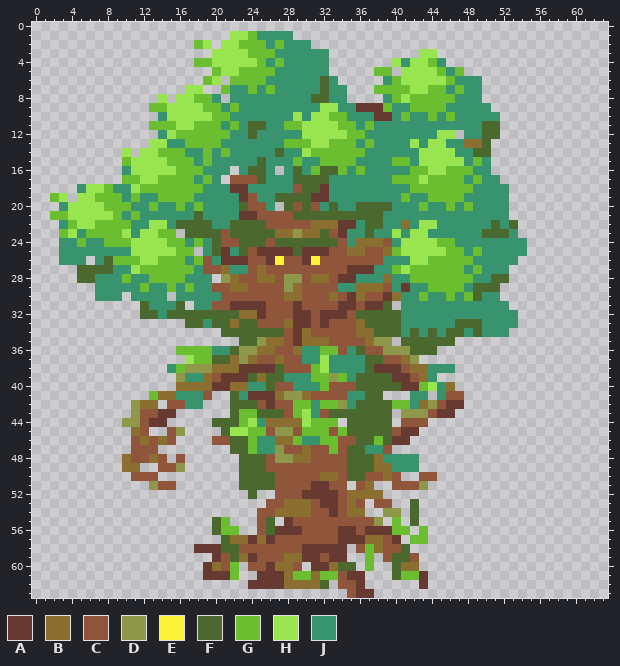
Edited in one commit: pixel-art sprite (assets/entities/creatures/borowy.png). Above, as it was before the edit.
The file is 64x64 pixels.
Palette (. is transparent): A #663931  B #8a6f30  C #8f563b  D #8f974a  E #fbf236  F #4b692f  G #6abe30  H #99e550  J #37946e
Pixels before (only the part around the change), first column x 0:
15 ..........GHHHHGGGJGJJJJJFJJJGJJGGGGJJJJGGJHHHHH
16 ..........JHHHHHGGGJJJ.JFFJ.JFJGFFGJGJJJJJGGHHGG
17 ..........GGHHGGGGJGJ.CCCFJJJFFFFJJJJJJJGGGHGGGG
18 .....JHHGJJHGGGGGGGJJJAAJJJJJCFFAJJJJJJJJJGGGGGG
19 ..GH.HHGGGJGJJGGGGJJJJJACJJFFFFAAJJJJJJJJGJJGGGG
20 ...JHHHHGGGJJGJJGJGJJJJFCCJ.FCFCJFJJFFFFJJJGJJGJ
21 ..GGHHHHHGJGJJJJJJFJJJJAACCCCFFFFFFFFFFJJJJJJJJJ
22 ...JGHHGGGGJJHHJFFFFJJFFFFCCCCCBBBAAJFFJJBJHHJJJ
23 ...GHJGGGGHJHHGG.FFFFCFFFFFBBDBBFCAJJFJJHJHHJJJJ
24 ...JJGJJGGGHHHHGGJGJFCCFFFCFFFFFFFCJBBBCJHHHHGGJ
25 ...JJJJJJJJHHHHHGG.JFAJFCAAAAFAAACCBBCCBGHHHHHGG
26 ...JJJ.JFGGGHHGGGJGCJAAACCAECCAECCCCCCCJJJHHGGGG
27 .....FFFFJJHGGGGGGJCCBJJCBCCCCCCCCCAAAJJGHGGGGGG
28 .....FFJJJGJJGGGGJJJ.DBCCBBCDDCBBCAAJJJBJJGGGGGG
29 .......JJJJJGJJGJGJJCCBBCCCCDBCCCCJJBBBCJAJJGGGG
30 .......JJJ.JJJJ.JJJJJCCCCCCCBBCCCBCABCCABJJGJJGJ
31 ............FJJJF.JJCCAAAACCCACCCCAACAAF.JJJJJJJ
32 ............FFJFFFFFFFFBBACCCAACAAACFFFFFJJJJJJJ
33 .................FFJFFBFFCCCBAACACCCBFFFFJJJJJJF
34 .....................FFFFFFFCABCCCCCBBFFFJFJFJFF
35 .......................FFDBBCABBBCCCCBDD.FFFFFF.
36 ................GGGGJJFDDBBCCBJJGGCJFCCDDDFFF...
37 .................HGGFFBDBCCBCCJJHJJJJFFCCBD.....
38 ...............JGDDDBBBAAAAFCCCGHJJJJFAAACBBJJJ.
39 ................DJJBCAAAFBFFJJJGGDGJFFFFAACBJ...
40 ................BBBBAABBJJFCCJJJGCCCFFFFFAAGHJB.
41 .............GBBJJJC..FJAAABDDBCCCCJJFF...JJ.JCC
42 ...........DBB.CCJJ...FFFCACCGGJGGDJFFFFGGJBDCAA
43 ...........DCCAA......FGGFFFCGHJCFFFFFFF.DDDCAA.
44 ..........DDCAA.....FFFGHJBBBBHGGG.FFFFF.CCC....
45 ...........BC..CD....FHHGGCDDCGGGCGFFFFFCAA.....
46 ...........CBCBC....CCFFGJJBBGJJGGCCFFGFAA......
47 ...........CCC........FFGJJDCCBCCGCFFJJC........
48 ..........BCCBC.C......FFFCDDBBCCCCFFFBJJJJ.....
49 ..........BB..CCD......FFFCCCCCCCCCFFFBBJJJ.....
50 ...........CCC.........FFFFCCCCCBBCFFCCBC..CC...
51 .............DCC.......FFFFCCCCAACC.CB..CCCD....
52 ........................F..CCCAAAACBBBB.........
53 ..........................CCBBBCAACBC.CC..F.....
54 .........................CCBBBBCCACBB..DD.F.....
55 ....................FG...CF.ACCCCCCCCCD.G.F.....
56 ....................FGG..CFAAACCCCAACAAAGG.G....
57 .....................FBBABACCCCCCCAAABBCA.GG....
58 ..................AAAFFCCCCCCCAAAAA.CGBCCF......
59 ....................ACFBACCCBBAACAA..G.CFFC.....
60 ...................ABCG.CCABBC.AABFF.G..FBB.....
61 ...................AAAG..AAABGGBGGCAA...FGGA....
62 ........................AAAABBBBF.CCA......A....
63 ...................................CAA..........
After:
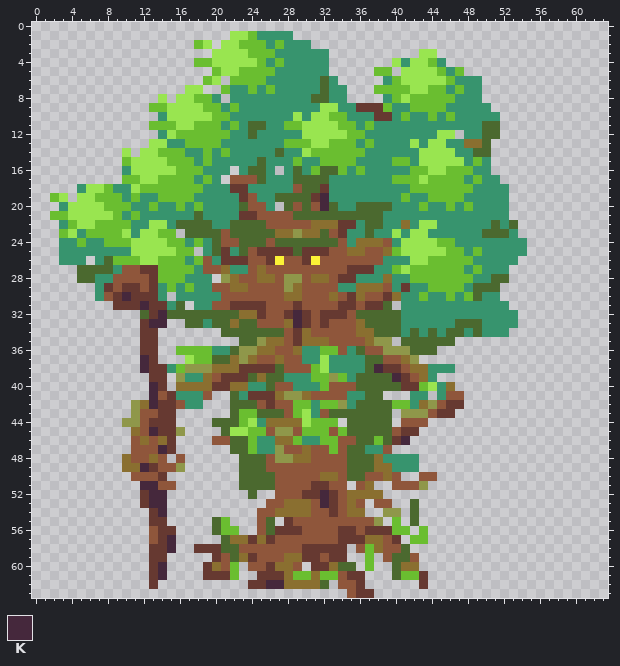
Colours new in this view: K #45283c
Edits made:
Colour A now appears in row 31 at x 9 to 11; in row 33 at x 12; in rows 34 to 36 at x 12 to 13; in row 37 at x 13; in rows 38 to 39 at x 13 to 14; in row 40 at x 14.
Colour A now appears in row 42 at x 14; in row 44 at x 15; in row 45 at x 14; in row 47 at x 15; in row 49 at x 13; in row 50 at x 14.
Colour A now appears in rows 52 to 53 at x 12; in row 54 at x 13; in row 55 at x 13 to 14; in row 56 at x 14 to 15; in row 57 at x 14; in rows 58 to 59 at x 13 to 14.
Colour A now appears in rows 60 to 62 at x 13.
The author changed colour B to colour A in row 41 at x 15.
The author changed colour C to colour A in row 32 at x 28; in row 42 at x 15; in rows 45 to 46 at x 15.
The author changed colour F to colour A in row 32 at x 13.
The author changed colour G to colour A in row 27 at x 12 to 13; in row 28 at x 13.
The author changed colour J to colour A in row 29 at x 8, 10 to 11 and 13; in row 30 at x 9 and 11 to 13; in row 31 at x 13 to 14.
Colour C now appears in rows 56 to 57 at x 13.
The author changed colour B to colour C in row 41 at x 14.
The author changed colour G to colour C in row 28 at x 10; in row 29 at x 12.
The author changed colour H to colour C in row 27 at x 11.
The author changed colour J to colour C in row 27 at x 10; in row 28 at x 9 and 11 to 12; in row 29 at x 9; in row 30 at x 8.
Colour K now appears in row 30 at x 10; in row 33 at x 13 to 14; in rows 37 to 38 at x 12; in row 40 at x 13; in row 45 at x 13; in row 47 at x 14.
Colour K now appears in row 49 at x 12; in row 51 at x 12; in rows 52 to 53 at x 13 to 14; in row 54 at x 14; in rows 57 to 58 at x 15; in rows 60 to 61 at x 14.
The author changed colour A to colour K in row 19 at x 32; in rows 32 to 33 at x 29; in row 38 at x 38; in row 39 at x 40; in row 46 at x 41; in rows 52 to 53 at x 32.
The author changed colour A to colour K in row 62 at x 26 to 27.
The author changed colour B to colour K in row 42 at x 13.
The author changed colour D to colour K in row 51 at x 13.
The author changed colour F to colour K in row 31 at x 12.
The author changed colour G to colour K in row 41 at x 13.
The author changed colour J to colour K in row 20 at x 32; in row 32 at x 14.
